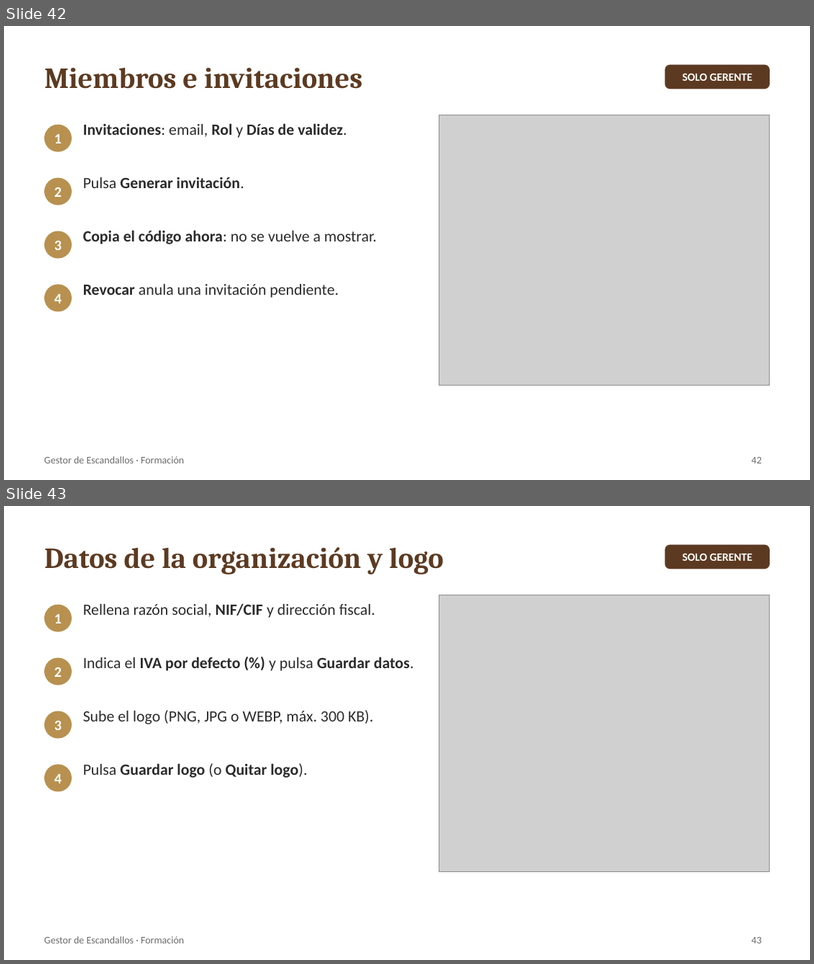
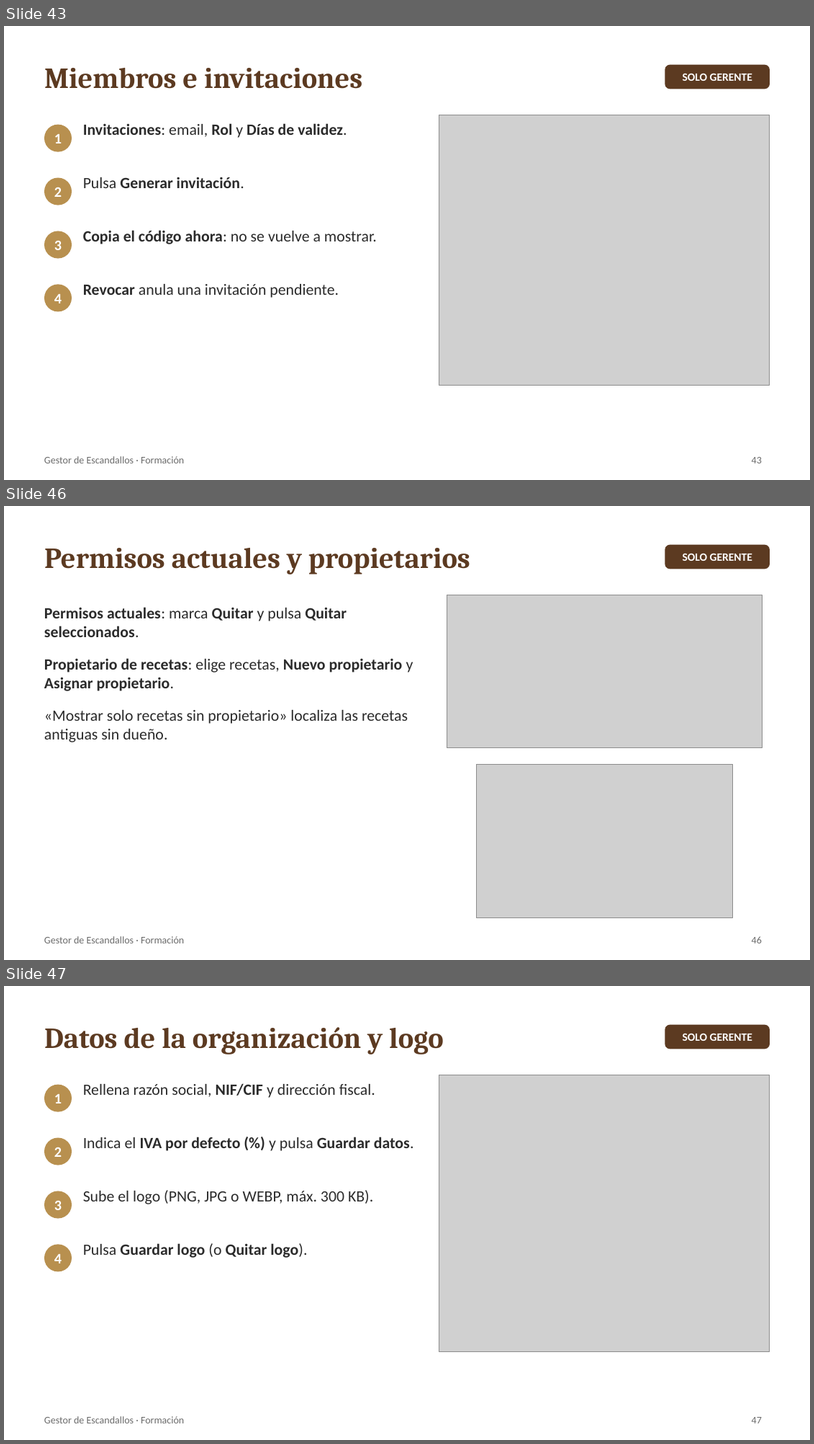
Before and after one commit to robertobergua-maker/escandallos-catering, a slide deck: docs/manual/Manual_Gestor_Escandallos.pptx. Shown one above the other, each under a label of ours: slides 42 and 43 before the commit, slides 43, 46 and 47 after it; the slides between them are not shown. The pictures are 814x964 and 814x1444 pixels, drawn with LibreOffice and Linux fonts; fonts in the diff are those of the drawing; grey boxes stand for pictures. Boxes give left, top, right and bottom in pixels: in the first picture for what was removed or moved away, otherwise in the second. Text is boxed around its words. In the diff, an @@ line names an element or a change of style, - is before the commit and + after.

```diff
--- a/docs/manual/Manual_Gestor_Escandallos.pptx
+++ b/docs/manual/Manual_Gestor_Escandallos.pptx
@@ slide 46 added at (4, 506, 810, 960), background #FFFFFF; not listed: 1 template element that a slide beside it also shows @@
@@ title added at (44, 548, 471, 574), 26 pt, text #5C3A21, bold @@
+Permisos actuales y propietarios
@@ rounded rectangle added at (665, 545, 770, 569), fill #5C3A21, 10 pt, text #FFFFFF, bold @@
+SOLO GERENTE
@@ text added at (44, 607, 414, 742), 14 pt, text #2B2B2B @@
+Permisos actuales: marca Quitar y pulsa Quitar seleccionados.
+Propietario de recetas: elige recetas, Nuevo propietario y Asignar propietario.
+«Mostrar solo recetas sin propietario» localiza las recetas antiguas sin dueño.
@@ picture added at (448, 595, 763, 748) @@
@@ picture added at (476, 764, 733, 917) @@
@@ page number added at (752, 936, 762, 943), 9 pt, text #6B6B6B @@
+46
@@ what was slide 42 is now slide 43 @@
@@ what was slide 43 is now slide 47 @@
@@ page number at (752, 1417, 762, 1423): text changed @@
-43
+47
```
Also in this commit, not shown: 2 slides changed, 3 other slides added, 5 other files.
